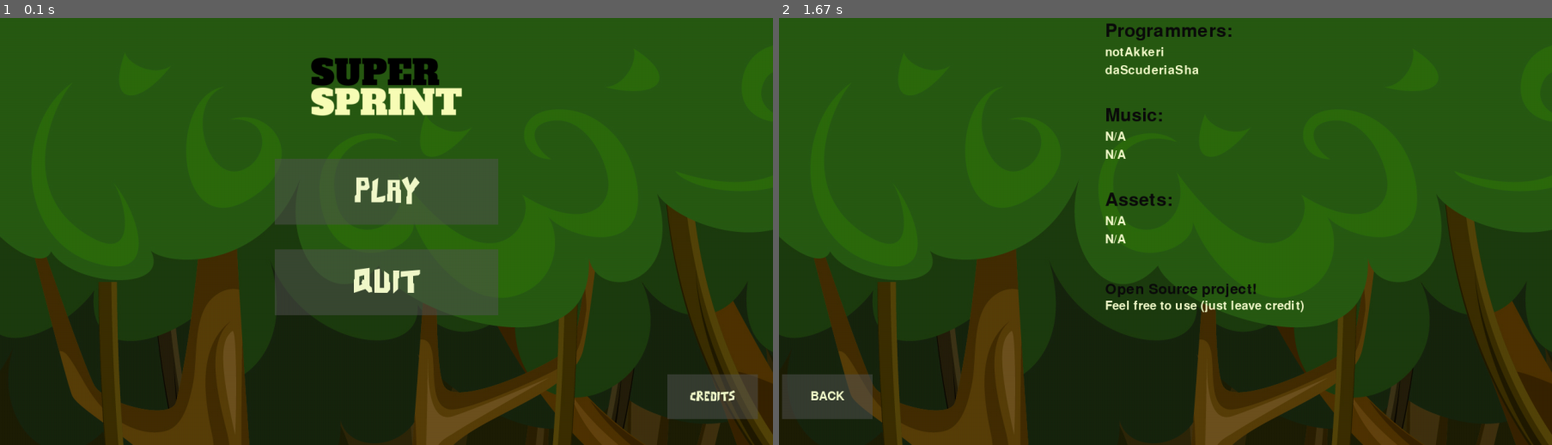
Above: before the commit, frames 1-2 (left to right).
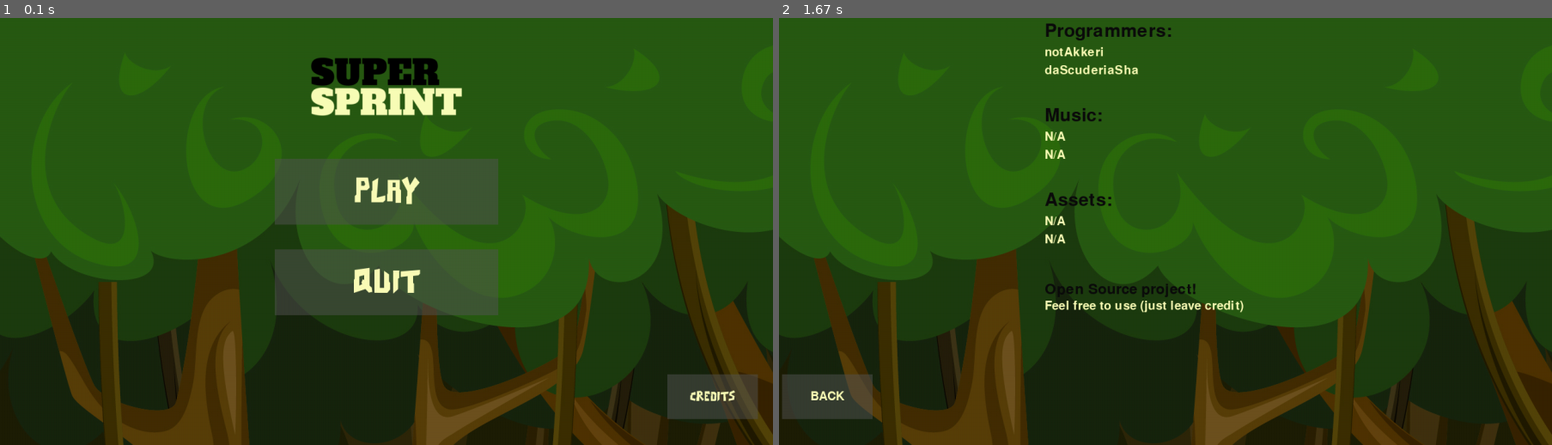
Above: after the commit, the same moments.

Repository: notAkkeri/SuperSprint
Game: pygame game, started from main.py
Two runs of this game, one before a commit and one after it. Both use one fixed random seed, a clock stepped at 60 frames per second and the inputs below.
Inputs (mouse positions are in pixels of both pictures, inside the frame that each line leads up to):
- Up to frame 1 (0.1 s): no input
- Up to frame 2 (1.67 s): press the mouse at (1490, 398) at 0.37 s; move the mouse to (1204, 363) at 0.47 s; release the mouse at (925, 329) at 0.6 s

The runs differ from the first frame. In frame 2, 2.3% of the frame differs, in the area x 34-68%, y 1-70%.

Commit message:
0.35 Bug fixes & small update
Commenting fixes & improvements
Slight colour change
Visibility improvements
Caption bug fix
gameEngine framework

Co-Authored-By: daScuderiaSha <129994114+daScuderiaSha@users.noreply.github.com>

Diff:
--- a/button.py
+++ b/button.py
@@ -12,18 +12,21 @@
 		self.rect = self.image.get_rect(center=(self.x_pos, self.y_pos))
 		self.text_rect = self.text.get_rect(center=(self.x_pos, self.y_pos))
 
+	# Updates button & bltiz the button onto screen
 	def update(self, screen):
 		if self.image is not None:
 			screen.blit(self.image, self.rect)
 		screen.blit(self.text, self.text_rect)
-
+	# Searches for (X,Y) within the button bounds & returns true if (X,Y) is within, else false
 	def checkForInput(self, position):
 		if position[0] in range(self.rect.left, self.rect.right) and position[1] in range(self.rect.top, self.rect.bottom):
 			return True
 		return False
-
+	# Changes color of the button depending on mouse hover & locates current mouse positon (x,y)
 	def changeColor(self, position):
 		if position[0] in range(self.rect.left, self.rect.right) and position[1] in range(self.rect.top, self.rect.bottom):
+			# if mouse is hovering over the buttons
 			self.text = self.font.render(self.text_input, True, self.hovering_color)
 		else:
+			# if mouse not hovering over the button
 			self.text = self.font.render(self.text_input, True, self.base_color)
--- a/credits.py
+++ b/credits.py
@@ -3,68 +3,65 @@
 from button import Button
 
 def displayCredits(SCREEN):
-    credits_screen = True  # Initialize the credits_screen variable
+    credits_screen = True
 
     def get_font(size):
         return pygame.font.Font("assets/font1.ttf", size)
 
     while credits_screen:
-        # Fill the screen with black
         SCREEN.fill((0, 0, 0))
-
+        pygame.display.set_caption("Credits")
         for event in pygame.event.get():
             if event.type == pygame.QUIT:
                 pygame.quit()
                 sys.exit()
 
-        # Load and display the background image on top of the black screen
+        # displays background image
         background_image = pygame.image.load("assets/background.png")
         SCREEN.blit(background_image, (0, 0))
 
         # Display credits information
         programmers_text = get_font(45).render("Programmers:", True, "#0c0c0c")
-        programmer1_text = get_font(30).render("notAkkeri", True, "#f2faca")
-        programmer2_text = get_font(30).render("daScuderiaSha", True, "#f2faca")
+        programmer1_text = get_font(30).render("notAkkeri", True, "#fbfdb7")
+        programmer2_text = get_font(30).render("daScuderiaSha", True, "#fbfdb7")
 
         music_text = get_font(45).render("Music:", True, "#0c0c0c")
-        music1_text = get_font(30).render("N/A", True, "#f2faca")
-        music2_text = get_font(30).render("N/A", True, "#f2faca")
+        music1_text = get_font(30).render("N/A", True, "#fbfdb7")
+        music2_text = get_font(30).render("N/A", True, "#fbfdb7")
 
         assets_text = get_font(45).render("Assets:", True, "#0c0c0c")
-        assets1_text = get_font(30).render("N/A", True, "#f2faca")
-        assets2_text = get_font(30).render("N/A", True, "#f2faca")
+        assets1_text = get_font(30).render("N/A", True, "#fbfdb7")
+        assets2_text = get_font(30).render("N/A", True, "#fbfdb7")
 
         open_source_text = get_font(35).render("Open Source project!", True, "#0c0c0c")
-        use_text = get_font(30).render("Feel free to use (just leave credit)", True, "#f2faca")
+        use_text = get_font(30).render("Feel free to use (just leave credit)", True, "#fbfdb7")
 
         back_button = Button(image=pygame.image.load("assets/rect1.png"), pos=(80, 640),
-                             text_input="BACK", font=get_font(30), base_color="#f2faca", hovering_color="White")
+                             text_input="BACK", font=get_font(30), base_color="#fbfdb7", hovering_color="#f8cd78")
 
         # Display the text on the credits screen
-        SCREEN.blit(programmers_text, (540, 20))
-        SCREEN.blit(programmer1_text, (540, 60))
-        SCREEN.blit(programmer2_text, (540, 90))
+        SCREEN.blit(programmers_text, (440, 20))
+        SCREEN.blit(programmer1_text, (440, 60))
+        SCREEN.blit(programmer2_text, (440, 90))
 
-        SCREEN.blit(music_text, (540, 160))
-        SCREEN.blit(music1_text, (540, 200))
-        SCREEN.blit(music2_text, (540, 230))
+        SCREEN.blit(music_text, (440, 160))
+        SCREEN.blit(music1_text, (440, 200))
+        SCREEN.blit(music2_text, (440, 230))
 
-        SCREEN.blit(assets_text, (540, 300))
-        SCREEN.blit(assets1_text, (540, 340))
-        SCREEN.blit(assets2_text, (540, 370))
+        SCREEN.blit(assets_text, (440, 300))
+        SCREEN.blit(assets1_text, (440, 340))
+        SCREEN.blit(assets2_text, (440, 370))
 
-        SCREEN.blit(open_source_text, (540, 450))
-        SCREEN.blit(use_text, (540, 480))
+        SCREEN.blit(open_source_text, (440, 450))
+        SCREEN.blit(use_text, (440, 480))
 
         back_button.changeColor(pygame.mouse.get_pos())
         back_button.update(SCREEN)
 
         for event in pygame.event.get():
-            if event.type == pygame.QUIT:
-                pygame.quit()
-                sys.exit()
             if event.type == pygame.MOUSEBUTTONDOWN:
                 if back_button.checkForInput(pygame.mouse.get_pos()):
                     credits_screen = False
+                    exit
 
         pygame.display.update()
--- a/main.py
+++ b/main.py
@@ -2,13 +2,13 @@
 import sys
 from button import Button
 from credits import displayCredits  # imports credits
+#from gameEngine import displayGame # imports game
 pygame.init()
 
 SCREEN = pygame.display.set_mode((1280, 720))
-pygame.display.set_caption("Menu")
-
 BG = pygame.image.load("assets/background.png")
 title = pygame.image.load("assets/logo.png")
+pygame.display.set_caption("Menu")
 
 def get_font(size):
     return pygame.font.Font("assets/font.ttf", size)
@@ -16,10 +16,9 @@
 def mainMenu():
     while True:
         SCREEN.blit(BG, (0, 0))
-
         MENU_MOUSE_POS = pygame.mouse.get_pos()
 
-        # Title
+        # Title (Super Sprint)
         title_height = title.get_height()
         screen_height = SCREEN.get_height()
 
@@ -27,34 +26,39 @@
         title_y = (screen_height - title_height) // 8
         SCREEN.blit(title, (title_x, title_y))
 
+        # buttons
         PLAY_BUTTON = Button(image=pygame.image.load("assets/rect.png"), pos=(640, 300),
-                             text_input="PLAY", font=get_font(75), base_color="#f2faca", hovering_color="White")
+                             text_input="PLAY", font=get_font(75), base_color="#fbfdb7", hovering_color="#f8cd78")
         EXIT_BUTTON = Button(image=pygame.image.load("assets/rect.png"), pos=(640, 450),
-                             text_input="QUIT", font=get_font(75), base_color="#f2faca", hovering_color="White")
+                             text_input="QUIT", font=get_font(75), base_color="#fbfdb7", hovering_color="#f8cd78")
 
         credits_button = Button(image=pygame.image.load("assets/rect1.png"), pos=(1180, 640),
-                                text_input="CREDITS", font=get_font(30), base_color="#f2faca", hovering_color="White")
+                                text_input="CREDITS", font=get_font(30), base_color="#fbfdb7", hovering_color="#f8cd78")
 
-        if credits_button.checkForInput(MENU_MOUSE_POS) and pygame.mouse.get_pressed()[0]:
-            displayCredits(SCREEN)
-
+        # changes colour if hover & updates
         credits_button.changeColor(MENU_MOUSE_POS)
         credits_button.update(SCREEN)
 
+        # loops the buttons, changes the colour (based on which is hovered) & updates the display
         for button in [PLAY_BUTTON, EXIT_BUTTON]:
             button.changeColor(MENU_MOUSE_POS)
             button.update(SCREEN)
+
 
         for event in pygame.event.get():
             if event.type == pygame.QUIT:
                 pygame.quit()
                 sys.exit()
-            # if event.type == pygame.MOUSEBUTTONDOWN:
-                if PLAY_BUTTON.checkForInput(MENU_MOUSE_POS):
-                    play()  # Calls the play function
+            if event.type == pygame.MOUSEBUTTONDOWN:
+                #if PLAY_BUTTON.checkForInput(MENU_MOUSE_POS):
+                 #   displayGameEngine(SCREEN)
                 if EXIT_BUTTON.checkForInput(MENU_MOUSE_POS):
                     pygame.quit()
                     sys.exit()
+                if credits_button.checkForInput(MENU_MOUSE_POS) and pygame.mouse.get_pressed()[0]:
+                    displayCredits(SCREEN)
+                    pygame.display.set_caption("Menu")
+
 
         pygame.display.update()
 
Empty file added: gameEngine.py
